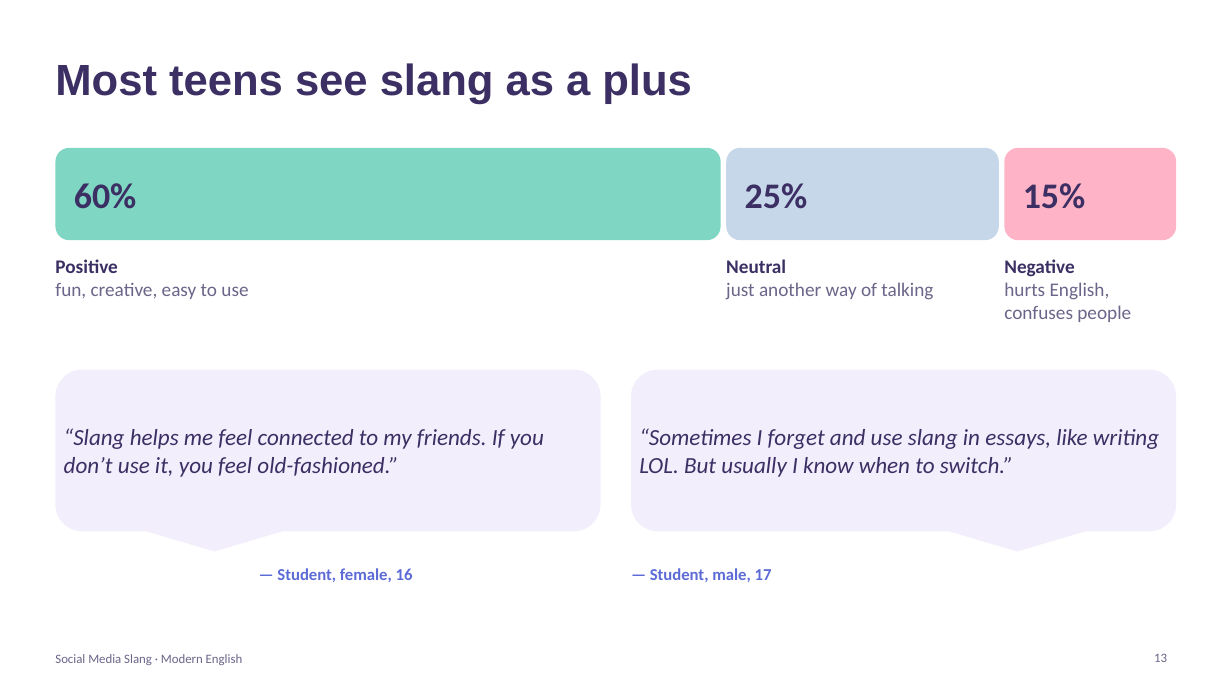
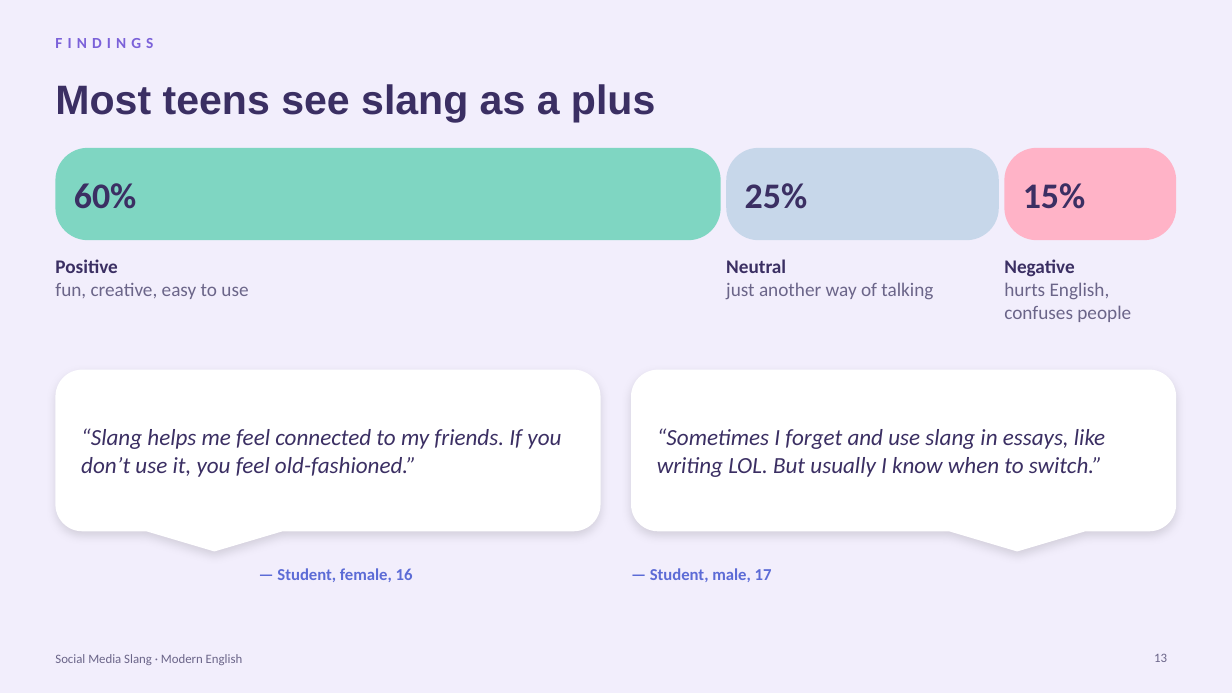
Before and after one commit to araymyrkieva9-sketch/english-daptar, a slide deck: slide 13 of variants/Slang_Presentation_3_Lavender.pptx. Drawn at 1232x693 pixels with LibreOffice and Linux fonts; fonts in the diff are those of the drawing. Boxes give left, top, right and bottom in pixels: in the first picture for what was removed or moved away, otherwise in the second. Text is boxed around its words. In the diff, an @@ line names an element or a change of style, - is before the commit and + after.

```diff
--- a/variants/Slang_Presentation_3_Lavender.pptx
+++ b/variants/Slang_Presentation_3_Lavender.pptx
@@ background #FFFFFF to #F2EEFC @@
@@ text added at (x1=55, y1=38, x2=153, y2=48), 12 pt, text #7B61D9, bold @@
+FINDINGS
@@ title "Most teens see slang as ..." moved from (x1=55, y1=63, x2=692, y2=104) to (x1=55, y1=84, x2=655, y2=122) @@
@@ title "Most teens see slang as ..." at (x1=55, y1=84, x2=655, y2=122): size 34 to 32 pt @@
@@ proportions changed in 3 elements at (x1=55, y1=148, x2=721, y2=240), (x1=726, y1=148, x2=999, y2=240), (x1=1005, y1=148, x2=1177, y2=240) @@
@@ rounded speech box "“Slang helps me feel connected ..." at (x1=55, y1=370, x2=601, y2=531): fill #F2EEFC to #FFFFFF; shadow on @@
@@ rounded speech box "“Sometimes I forget and use ..." at (x1=631, y1=370, x2=1177, y2=531): fill #F2EEFC to #FFFFFF; shadow on @@
```
Also in this commit, not shown: 18 other slides changed, 4 other files.
